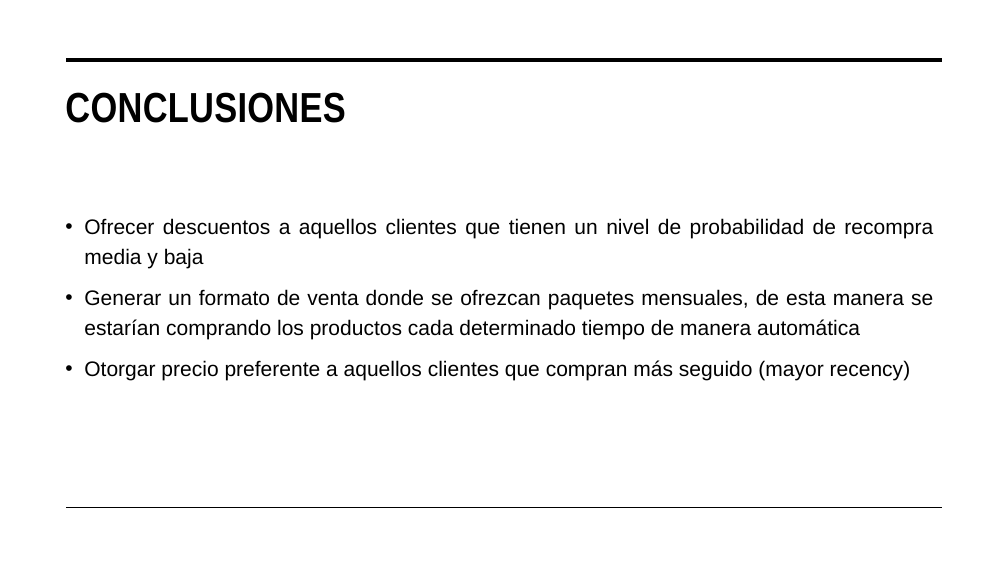
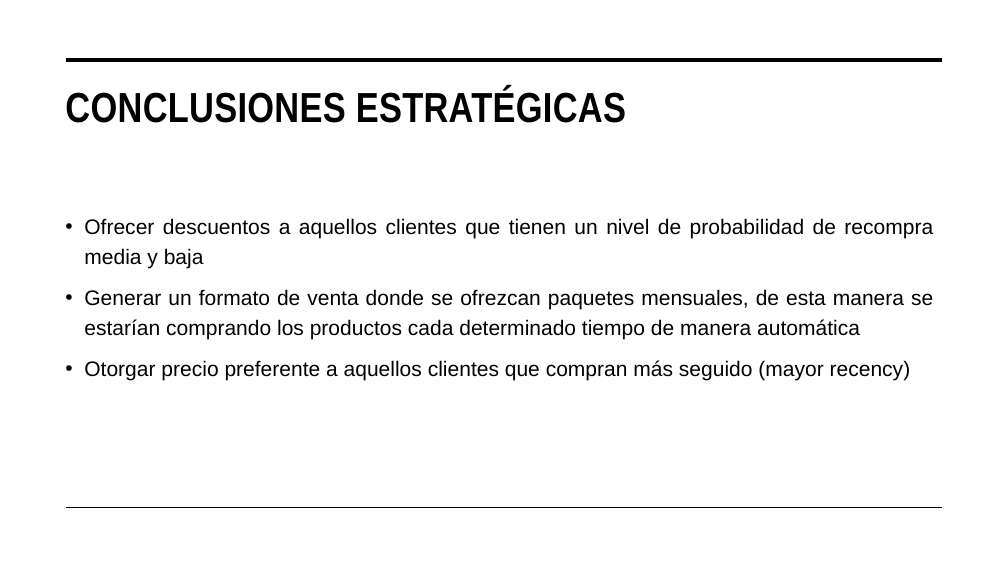
Before and after one commit to JManuelHaces/ProyectoFinal_AnalisisRegresion, a slide deck: slide 15 of Presentación_Final.pptx. Drawn at 1008x567 pixels with LibreOffice and Linux fonts; fonts in the diff are those of the drawing. Boxes give left, top, right and bottom in pixels: in the first picture for what was removed or moved away, otherwise in the second. Text is boxed around its words. In the diff, an @@ line names an element or a change of style, - is before the commit and + after.

Commit message:
Cambios Finales a la Presentacion

```diff
--- a/Presentación_Final.pptx
+++ b/Presentación_Final.pptx
@@ title at box(65, 87, 626, 123): text changed @@
-CONCLUSIONES
+CONCLUSIONES ESTRATÉGICAS
```
